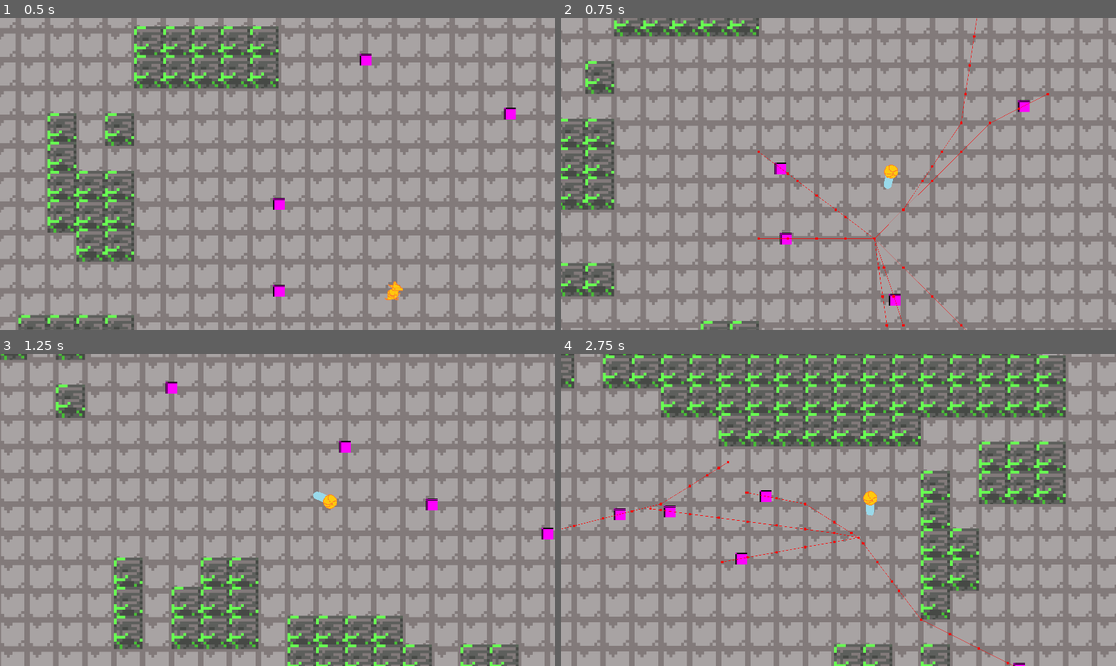
Above: before the commit, frames 1-4 (two rows, left to right).
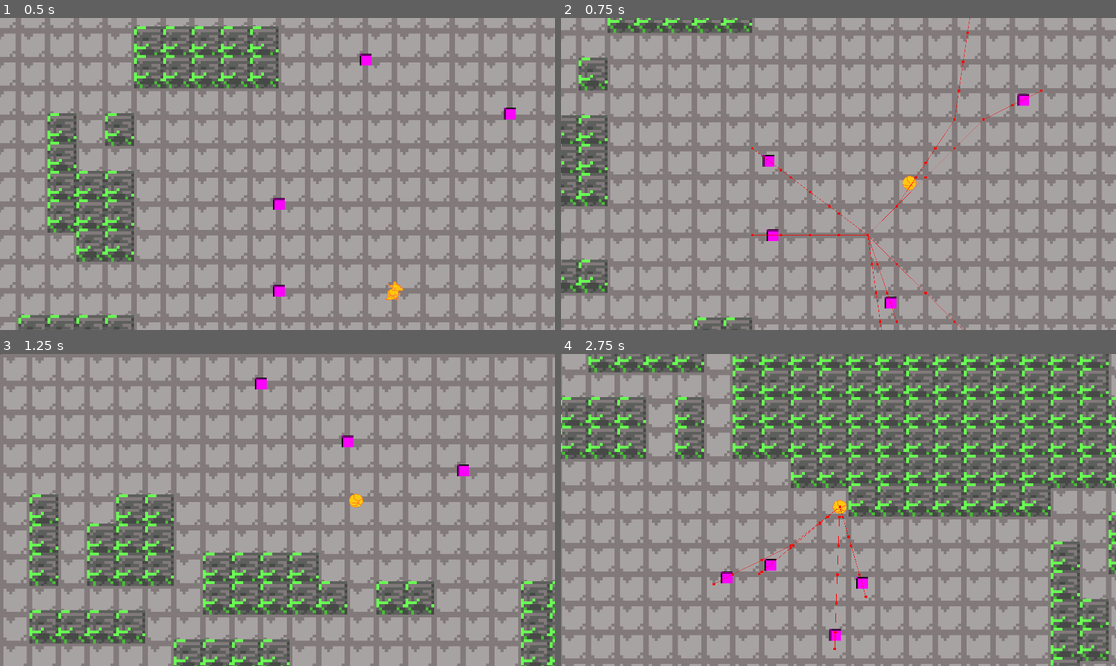
Above: after the commit, the same moments.

Repository: ColRyanYT/gaMMA_repo
Game: Godot game, scene res://Environment/test_level_proc_gen.tscn
The game is run twice, just before and just after one commit, with the same random seed, the same clock (stepped at 60 frames per second) and the same inputs. The project has no main scene, so this scene is started directly.
Inputs (mouse positions are in pixels of both pictures, inside the frame that each line leads up to):
- Up to frame 1 (0.5 s): no input
- Up to frame 2 (0.75 s): move the mouse to (960, 158) at 0.52 s; hold Right (ui_right) from 0.53 s (still down); hold Shift (shift) from 0.53 s (still down)
- Up to frame 3 (1.25 s): keep holding Right (ui_right); keep holding Shift (shift); tap Space at 0.77 s; click (399, 494) at 0.8 s
- Up to frame 4 (2.75 s): move the mouse to (727, 525) at 1.27 s; release Right (ui_right) at 1.28 s; release Shift (shift) at 1.28 s; hold Down (ui_down) 1.28-2.03 s; click (727, 525) at 1.35 s; tap Space at 1.52 s; tap Shift (shift) at 1.55 s; move the mouse to (894, 441) at 2.02 s; hold Right (ui_right) from 2.03 s (still down); hold Shift (shift) from 2.03 s (still down); click (894, 441) at 2.3 s

Frame 1 is identical in both runs. In frame 2, 47% of the frame differs, in the area x 0-100%, y 0-100%; in frame 3, 50%; in frame 4, 69%.

Commit message:
the enemies have hp and can be hit by your claws, and they bleed. If they take enough damage they die

Diff:
--- /dev/null
+++ b/Actors/Weapon.gd
@@ -0,0 +1,10 @@
+class_name Weapon extends Node
+
+# default weapon is claws and has a scratch attack
+# this is just abstract base class
+# the player script will automatically equip claws
+# if you have no weapons
+var sprite: Sprite2D
+
+func fire():
+	pass
--- a/Actors/enemy.gd
+++ b/Actors/enemy.gd
@@ -1,9 +1,21 @@
 extends CharacterBody2D
 
-@export var speed = 200
+@export var speed = 150
 @export var player: Node2D
 
+@export var max_health = 100.0
+
+var current_health = max_health
+
 @onready var navigation_agent = $NavigationAgent2D
+@onready var blood = $CPUParticles2D
+@onready var sprite = $Sprite2D
+
+func _process(_delta: float) -> void:
+	if current_health <= 0.0:
+		sprite.visible = false
+		await get_tree().create_timer(blood.lifetime).timeout
+		queue_free()
 
 func _physics_process(_delta: float) -> void:
 	var next_path_pos = navigation_agent.get_next_path_position()
@@ -14,6 +26,11 @@
 func pathfind() -> void:
 	navigation_agent.target_position = player.global_position
 
+func take_damage(inflictor :Object):
+	var damage = inflictor.get_damage()
+	blood.emitting = true
+	current_health -= damage
+
 func _on_timer_timeout() -> void:
 	if player.global_position.distance_to(self.global_position) < 400:
 		pathfind()
--- a/Actors/enemy.tscn
+++ b/Actors/enemy.tscn
@@ -8,7 +8,7 @@
 size = Vector2(20, 20)
 
 [node name="Enemy" type="CharacterBody2D"]
-collision_layer = 2
+collision_layer = 6
 collision_mask = 3
 motion_mode = 1
 wall_min_slide_angle = 0.0
@@ -27,4 +27,22 @@
 wait_time = 0.5
 autostart = true
 
+[node name="CPUParticles2D" type="CPUParticles2D" parent="."]
+show_behind_parent = true
+emitting = false
+amount = 10
+lifetime = 0.2
+one_shot = true
+explosiveness = 1.0
+emission_shape = 1
+emission_sphere_radius = 0.01
+direction = Vector2(0, 0)
+spread = 180.0
+gravity = Vector2(0, 0)
+initial_velocity_min = 154.49
+initial_velocity_max = 298.81
+scale_amount_min = 6.0
+scale_amount_max = 11.0
+color = Color(0.38604364, 0, 0.040072918, 1)
+
 [connection signal="timeout" from="Timer" to="." method="_on_timer_timeout"]
--- a/Actors/player.gd
+++ b/Actors/player.gd
@@ -1,4 +1,6 @@
 extends CharacterBody2D
+
+@onready var hand = $Hand
 
 const SPEED = 200.0
 const JUMP_VELOCITY = -400.0
@@ -6,6 +8,15 @@
 var dashing: bool = false
 var mouse_position = null
 var dash_velocity = Vector2(0,0)
+
+var my_weapon_scene: PackedScene
+var my_weapon: Weapon
+
+# default weapon is claws for now
+func _ready() -> void:
+	my_weapon_scene = preload("res://Weapons/claws.tscn")
+	my_weapon = my_weapon_scene.instantiate()
+	hand.add_child(my_weapon)
 
 func _physics_process(delta: float) -> void:
 	# Get the input direction and handle the movement/deceleration.
@@ -16,7 +27,7 @@
 	var direction_x := Input.get_axis("ui_left", "ui_right")
 	var direction_y := Input.get_axis("ui_up", "ui_down")
 
-	if (Input.is_action_pressed("shift") or Input.is_action_just_pressed("shoot")) and not dashing:
+	if Input.is_action_pressed("shift"):
 		$Sprite.texture = load("res://Actors/ball.png")
 		dash.emit()
 		dashing = true
@@ -36,6 +47,11 @@
 	var collision_data = move_and_collide(velocity * delta)
 	bounce(collision_data)
 
+func _process(_delta: float) -> void:
+	hand.look_at(get_global_mouse_position())
+
+	if Input.is_action_just_pressed("shoot"):
+		my_weapon.fire()
 
 func bounce(collision_data):
 	if collision_data:
--- a/Actors/player.tscn
+++ b/Actors/player.tscn
@@ -1,15 +1,13 @@
-[gd_scene load_steps=7 format=3 uid="uid://bh6aqa6dc6ati"]
+[gd_scene load_steps=5 format=3 uid="uid://bh6aqa6dc6ati"]
 
 [ext_resource type="Script" uid="uid://dvlw6r6y82oqq" path="res://Actors/player.gd" id="1_y2lmi"]
 [ext_resource type="Texture2D" uid="uid://c532vpvhcpyym" path="res://Actors/armadillo.png" id="2_xmrs8"]
-[ext_resource type="Texture2D" uid="uid://dour020i721oa" path="res://Actors/placeholder_dash.png" id="3_xk7p5"]
-[ext_resource type="Script" uid="uid://c16r2yjxh8uvr" path="res://Actors/dash_effect.gd" id="4_xmrs8"]
 
 [sub_resource type="SpriteFrames" id="SpriteFrames_xmrs8"]
 animations = [{
 "frames": [{
 "duration": 1.0,
-"texture": ExtResource("3_xk7p5")
+"texture": null
 }],
 "loop": true,
 "name": &"default",
@@ -32,7 +30,6 @@
 show_behind_parent = true
 sprite_frames = SubResource("SpriteFrames_xmrs8")
 offset = Vector2(-16, 0)
-script = ExtResource("4_xmrs8")
 
 [node name="DashTimer" type="Timer" parent="Sprite/DashEffect"]
 one_shot = true
@@ -41,6 +38,8 @@
 position = Vector2(-0.5, 0)
 shape = SubResource("RectangleShape2D_y2lmi")
 
+[node name="Hand" type="Node2D" parent="."]
+
 [connection signal="dash" from="." to="Sprite/DashEffect" method="_on_player_dash"]
 [connection signal="timeout" from="Sprite/DashEffect/DashTimer" to="." method="_on_dash_timer_timeout"]
 [connection signal="timeout" from="Sprite/DashEffect/DashTimer" to="Sprite/DashEffect" method="_on_dash_timer_timeout"]
--- /dev/null
+++ b/Weapons/claws.gd
@@ -0,0 +1,40 @@
+class_name Claws extends Weapon
+
+@onready var anim = $Area2D/SlashAnim
+@onready var timer = $Timer
+@onready var hitbox = $Area2D
+
+var _damage = 40
+
+var anim_playing = false
+
+var old_rotation = Vector3.ZERO
+var frozen_rotation = Vector3.ZERO
+
+func _ready() -> void:
+	hitbox.monitoring = false
+
+func get_damage() -> int:
+	return self._damage
+
+func fire():
+	hitbox.monitoring = true
+	anim_playing = true
+	timer.start()
+	frozen_rotation = self.global_rotation
+	anim.visible = true
+
+func _process(_delta: float) -> void:
+	## NOT FULLY WORKING
+	if anim_playing:
+		self.global_rotation = frozen_rotation
+	else:
+		self.global_rotation = get_parent().global_rotation
+
+func _on_timer_timeout() -> void:
+	anim.visible = false
+	anim_playing = false
+	hitbox.monitoring = false
+
+func _on_area_2d_body_entered(body: Node2D) -> void:
+	body.take_damage(self)
--- /dev/null
+++ b/Weapons/claws.tscn
@@ -0,0 +1,35 @@
+[gd_scene load_steps=4 format=3 uid="uid://d1o6yr6cfhxfy"]
+
+[ext_resource type="Script" uid="uid://ck8jwav5w455g" path="res://Weapons/claws.gd" id="1_6y3ht"]
+
+[sub_resource type="RectangleShape2D" id="RectangleShape2D_iyf7g"]
+
+[sub_resource type="PlaceholderTexture2D" id="PlaceholderTexture2D_iyf7g"]
+size = Vector2(20, 20)
+
+[node name="Claws" type="Node2D"]
+script = ExtResource("1_6y3ht")
+
+[node name="Sprite2D" type="Sprite2D" parent="."]
+
+[node name="Area2D" type="Area2D" parent="."]
+position = Vector2(50.000004, 49.999996)
+scale = Vector2(5, 5)
+collision_layer = 0
+collision_mask = 4
+
+[node name="CollisionShape2D" type="CollisionShape2D" parent="Area2D"]
+position = Vector2(0, -10)
+shape = SubResource("RectangleShape2D_iyf7g")
+
+[node name="SlashAnim" type="Sprite2D" parent="Area2D"]
+visible = false
+position = Vector2(0, -10)
+texture = SubResource("PlaceholderTexture2D_iyf7g")
+
+[node name="Timer" type="Timer" parent="."]
+wait_time = 0.4
+one_shot = true
+
+[connection signal="body_entered" from="Area2D" to="." method="_on_area_2d_body_entered"]
+[connection signal="timeout" from="Timer" to="." method="_on_timer_timeout"]
--- a/project.godot
+++ b/project.godot
@@ -22,6 +22,38 @@
 
 [input]
 
+ui_left={
+"deadzone": 0.5,
+"events": [Object(InputEventKey,"resource_local_to_scene":false,"resource_name":"","device":0,"window_id":0,"alt_pressed":false,"shift_pressed":false,"ctrl_pressed":false,"meta_pressed":false,"pressed":false,"keycode":4194319,"physical_keycode":0,"key_label":0,"unicode":0,"location":0,"echo":false,"script":null)
+, Object(InputEventJoypadButton,"resource_local_to_scene":false,"resource_name":"","device":0,"button_index":13,"pressure":0.0,"pressed":false,"script":null)
+, Object(InputEventJoypadMotion,"resource_local_to_scene":false,"resource_name":"","device":0,"axis":0,"axis_value":-1.0,"script":null)
+, Object(InputEventKey,"resource_local_to_scene":false,"resource_name":"","device":-1,"window_id":0,"alt_pressed":false,"shift_pressed":false,"ctrl_pressed":false,"meta_pressed":false,"pressed":false,"keycode":0,"physical_keycode":65,"key_label":0,"unicode":97,"location":0,"echo":false,"script":null)
+]
+}
+ui_right={
+"deadzone": 0.5,
+"events": [Object(InputEventKey,"resource_local_to_scene":false,"resource_name":"","device":0,"window_id":0,"alt_pressed":false,"shift_pressed":false,"ctrl_pressed":false,"meta_pressed":false,"pressed":false,"keycode":4194321,"physical_keycode":0,"key_label":0,"unicode":0,"location":0,"echo":false,"script":null)
+, Object(InputEventJoypadButton,"resource_local_to_scene":false,"resource_name":"","device":0,"button_index":14,"pressure":0.0,"pressed":false,"script":null)
+, Object(InputEventJoypadMotion,"resource_local_to_scene":false,"resource_name":"","device":0,"axis":0,"axis_value":1.0,"script":null)
+, Object(InputEventKey,"resource_local_to_scene":false,"resource_name":"","device":-1,"window_id":0,"alt_pressed":false,"shift_pressed":false,"ctrl_pressed":false,"meta_pressed":false,"pressed":false,"keycode":0,"physical_keycode":68,"key_label":0,"unicode":100,"location":0,"echo":false,"script":null)
+]
+}
+ui_up={
+"deadzone": 0.5,
+"events": [Object(InputEventKey,"resource_local_to_scene":false,"resource_name":"","device":0,"window_id":0,"alt_pressed":false,"shift_pressed":false,"ctrl_pressed":false,"meta_pressed":false,"pressed":false,"keycode":4194320,"physical_keycode":0,"key_label":0,"unicode":0,"location":0,"echo":false,"script":null)
+, Object(InputEventJoypadButton,"resource_local_to_scene":false,"resource_name":"","device":0,"button_index":11,"pressure":0.0,"pressed":false,"script":null)
+, Object(InputEventJoypadMotion,"resource_local_to_scene":false,"resource_name":"","device":0,"axis":1,"axis_value":-1.0,"script":null)
+, Object(InputEventKey,"resource_local_to_scene":false,"resource_name":"","device":-1,"window_id":0,"alt_pressed":false,"shift_pressed":false,"ctrl_pressed":false,"meta_pressed":false,"pressed":false,"keycode":0,"physical_keycode":87,"key_label":0,"unicode":119,"location":0,"echo":false,"script":null)
+]
+}
+ui_down={
+"deadzone": 0.5,
+"events": [Object(InputEventKey,"resource_local_to_scene":false,"resource_name":"","device":0,"window_id":0,"alt_pressed":false,"shift_pressed":false,"ctrl_pressed":false,"meta_pressed":false,"pressed":false,"keycode":4194322,"physical_keycode":0,"key_label":0,"unicode":0,"location":0,"echo":false,"script":null)
+, Object(InputEventJoypadButton,"resource_local_to_scene":false,"resource_name":"","device":0,"button_index":12,"pressure":0.0,"pressed":false,"script":null)
+, Object(InputEventJoypadMotion,"resource_local_to_scene":false,"resource_name":"","device":0,"axis":1,"axis_value":1.0,"script":null)
+, Object(InputEventKey,"resource_local_to_scene":false,"resource_name":"","device":-1,"window_id":0,"alt_pressed":false,"shift_pressed":false,"ctrl_pressed":false,"meta_pressed":false,"pressed":false,"keycode":0,"physical_keycode":83,"key_label":0,"unicode":115,"location":0,"echo":false,"script":null)
+]
+}
 zoom={
 "deadzone": 0.2,
 "events": [Object(InputEventKey,"resource_local_to_scene":false,"resource_name":"","device":-1,"window_id":0,"alt_press …(192 unchanged characters)…
@@ -37,6 +69,11 @@
 "events": [Object(InputEventKey,"resource_local_to_scene":false,"resource_name":"","device":-1,"window_id":0,"alt_press …(195 unchanged characters)…
 ]
 }
+shoot={
+"deadzone": 0.2,
+"events": [Object(InputEventMouseButton,"resource_local_to_scene":false,"resource_name":"","device":-1,"window_id":0,"alt_pressed":false,"shift_pressed":false,"ctrl_pressed":false,"meta_pressed":false,"button_mask":0,"position":Vector2(0, 0),"global_position":Vector2(0, 0),"factor":1.0,"button_index":1,"canceled":false,"pressed":false,"double_click":false,"script":null)
+]
+}
 
 [rendering]
 
Not shown, added: Actors/Weapon.gd.uid
Not shown: 1 places in Environment/test_level_proc_gen.tscn that only renumber resources
Not shown, added: Weapons/claws.gd.uid
